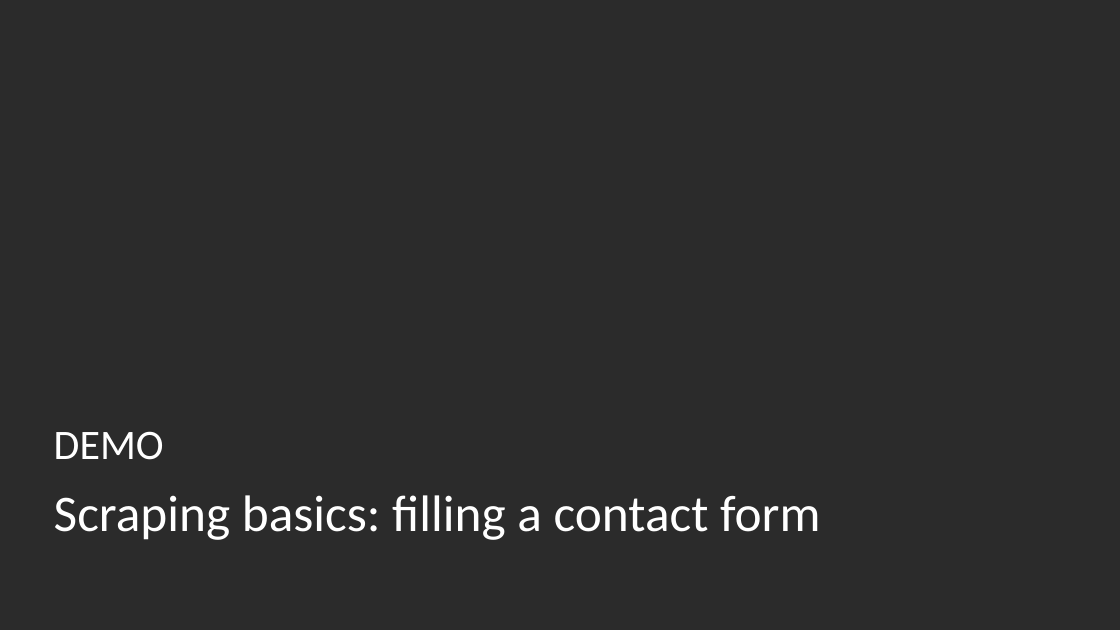
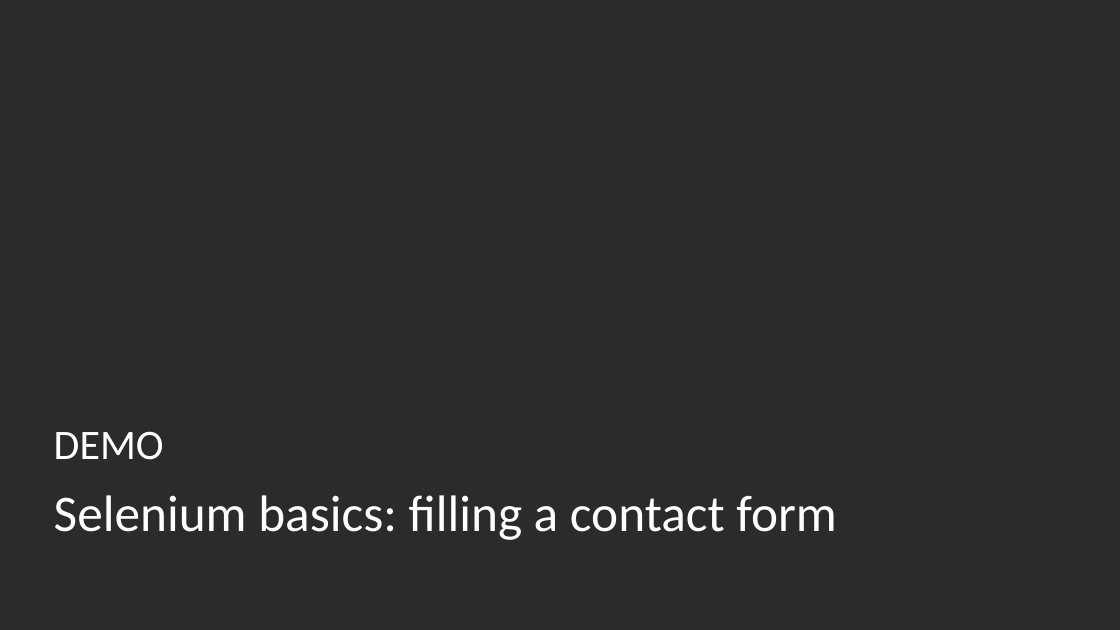
Before and after one commit to childotg/Events.2021, a slide deck: slide 4 of 211019 - .NET Developer Days @Warsaw/Scraping the Web using C#, Selenium, Azure Webjobs and Browserless.pptx. Drawn at 1120x630 pixels with LibreOffice and Linux fonts; fonts in the diff are those of the drawing; background and template pictures are left out; a plain dark background stands for a picture behind light text. Boxes give left, top, right and bottom in pixels: in the first picture for what was removed or moved away, otherwise in the second. Text is boxed around its words. In the diff, an @@ line names an element or a change of style, - is before the commit and + after.

```diff
--- a/211019 - .NET Developer Days @Warsaw/Scraping the Web using C#, Selenium, Azure Webjobs and Browserless.pptx
+++ b/211019 - .NET Developer Days @Warsaw/Scraping the Web using C#, Selenium, Azure Webjobs and Browserless.pptx
@@ text at (54, 495, 836, 540): text changed @@
-Scraping basics: filling a contact form
+Selenium basics: filling a contact form
```
Also in this commit, not shown: 25 other files.
